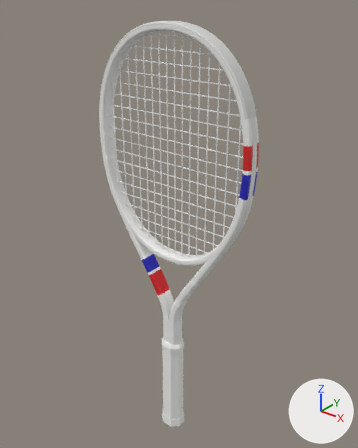
What one commit did to the glTF model assets/realistic/tecnifibre-tfight-300-2025.glb.
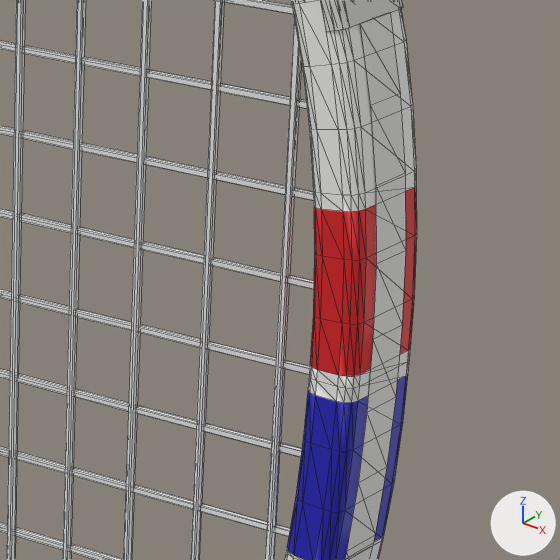
The first picture shows the older version from a camera (50 mm lens) standing at (0.429, -0.519, 0.729) and looking at (-0.006, 0.025, 0.392). The close-ups show the older and then the newer version on the part from 55% to 78% of the width and 26% to 44% of the height of that picture. Only the edits that show in the close-ups are written down. Every picture has the same lights, and +X, +Y and +Z are marked at lower right. The close-ups show mesh edges as thin lines. Where no turn or scale is listed for an object, it has been applied to the vertices. Vertices at exactly the same position are counted once.

Names of what the first close-up shows: 'bumper', 'frame', 'grommets', 'strings_crosses', 'strings_mains'.
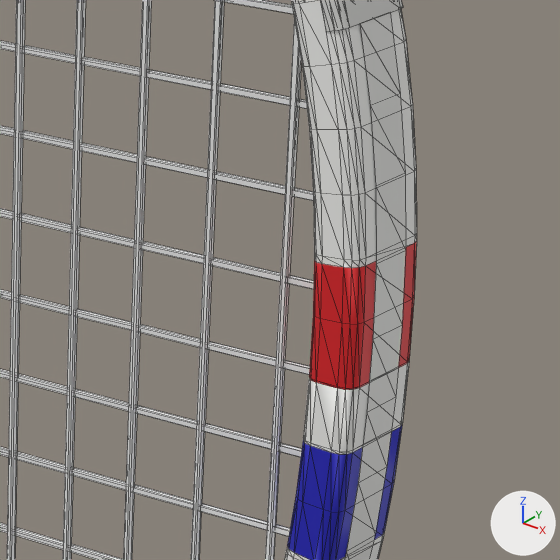
Location of each change, [x1, y1, x2, y2] in pixels of the close-ups (560 x 560 px; the box of a moved part takes in the faces that stretch with it):
'frame', reshaped, recoloured: [284, 0, 417, 560] in both
part 1 of me_frame, moved or reshaped: before [303, 360, 409, 452]; after [303, 362, 409, 454]
part 2 of me_frame, moved or reshaped: before [309, 235, 415, 388]; after [309, 243, 414, 390]
part 3 of me_frame, moved or reshaped: before [313, 186, 417, 324]; after [313, 233, 417, 324]
part 4 of me_frame, moved or reshaped: before [313, 170, 416, 257]; after [313, 170, 417, 266]
part 5 of me_frame, recoloured: before [314, 186, 417, 260]; after [314, 233, 417, 268]
part 6 of me_frame, recoloured: before [309, 349, 410, 388]; after [309, 360, 409, 390]
part 7 of me_frame, recoloured: before [303, 374, 408, 452]; after [303, 422, 403, 454]

The change in detail:
me_frame has 1872 vertices, 3680 faces and spans x -0.134..0.134, y -0.012..0.012, z -0.254..0.254.
me_frame is used by ob_frame; location (0.0, 0.0, 0.4319).
me_frame part 1: all 16 vertices in x 0.123..0.133, y -0.012..0.012, z 0.082..0.083 are moved by (0.0, 0.0, -0.01).
me_frame part 2: 18 of the vertices in x 0.123..0.134, y -0.012..0.012, z 0.087..0.11 are moved by (0.0, 0.0, -0.002).
me_frame part 3: 14 of the vertices in x 0.123..0.133, y -0.012..0.012, z 0.109..0.11 are moved by (0.0, 0.0, -0.001).
me_frame part 4: all 16 vertices in x 0.122..0.132, y -0.012..0.012, z 0.118..0.119 are moved by (0.001, 0.0, -0.009).
me_frame part 5: 64 faces centred in x -0.026..0.133, y -0.012..0.012, z -0.159..0.116 are repainted in the vertex colours; the middle colour goes from red #de1c22 to white #f3f3f0.
me_frame part 6: 32 faces centred in x 0.123..0.134, y -0.012..0.012, z 0.086..0.087 are repainted in the vertex colours; the middle colour goes from white #f3f3f0 to red #de1c22.
me_frame part 7: 32 faces centred in x 0.123..0.133, y -0.012..0.012, z 0.076..0.079 are repainted in the vertex colours; the middle colour goes from blue #2222bd to white #f3f3f0.
